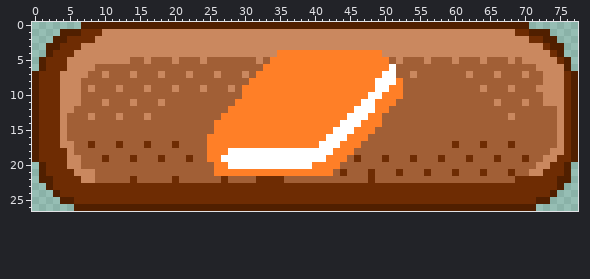
Two versions of one sprite sheet, Materials/Pictures/Assets/btn_libro_solo.png. Above, as it was before the edit.
The file is 78x27 pixels. Colours within 5 levels of each other are drawn and written as one.
After:
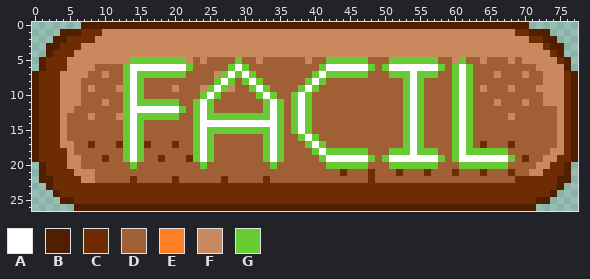
Palette (. is transparent): A #ffffff  B #501f00  C #6e2c03  D #a15f36  E #ff7f27  F #ca885f  G #67cc34
Difference:
Changed rows in their new state; - is an unchanged pixel.
first column x 13:
 4 ----------------------FFFFFFFFFFFFFFF-------------------
 5 -GGGGGGGGF------G----DDDDDFDDGGGGGGDDDGGGGGGG---G-------
 6 GAAAAAAAAG-----GAG--DDDDDDDDGAAAAAAGDG-AAAAAAG-GAG------
 7 GAGGGGGGGD----GAGAGDDDDDDDDGAGGGGGGDDDGGGAGGG--GAG------
 8 GAG----------GAG-GAGDDDDDDGAGDDDDDDDDDDDGAG----GAG------
 9 GAGD--------GAG--DGAGDDDDGAGDDDDDDDDDDDDGAG----GAG------
10 GAG--------GAG---DDGAGDDGAGDDDDDDDDDDDDDGAG----GAG------
11 GAGGGGGG--GAG---DDDDGAGDGAGDDDDDDDDDDDD-GAG----GAG------
12 GAAAAAAAG-GAG--DDDDDGAGDGAGDDDDDDDDDDD--GAG----GAG------
13 GAGGGGGG--GAGGGGGGGGGAGDGAGDDDDDDDDDD---GAG----GAG------
14 GAG-------GAAAAAAAAAAAGDGAGDDDDDDDDDD---GAG----GAG------
15 GAG-------GAGGGGGGGGGAGDGAGDDDDDDDDD----GAG----GAG------
16 GAG-------GAGDDDDDDDGAGDDGAGDDDDDDD-----GAG----GAG------
17 GAG-------GAGDDDDDDDGAGDDDGAGDDDDD------GAG----GAG------
18 GAG-------GAGDDDDDDDG-GDDDDG-GGGGGG---GGGAGGG--GAGGGGGG-
19 GAG-------GAGDDDDDDDG-GDDDDDGAAAAAAG-GAAAAAAAG-GAAAAAAAG
20 -G---------G-DDDDDDDDGDDDDDDDGGGGGG---GGGGGGG---GGGGGGG-
21 -------------DDDDDDDDDDDDDDDDD--------------------------
22 -------------------D-DD---------------------------------
Changed places in both pictures, as pixel boxes (x1, y1, x2, y2):
changed: (123, 50, 515, 183)
